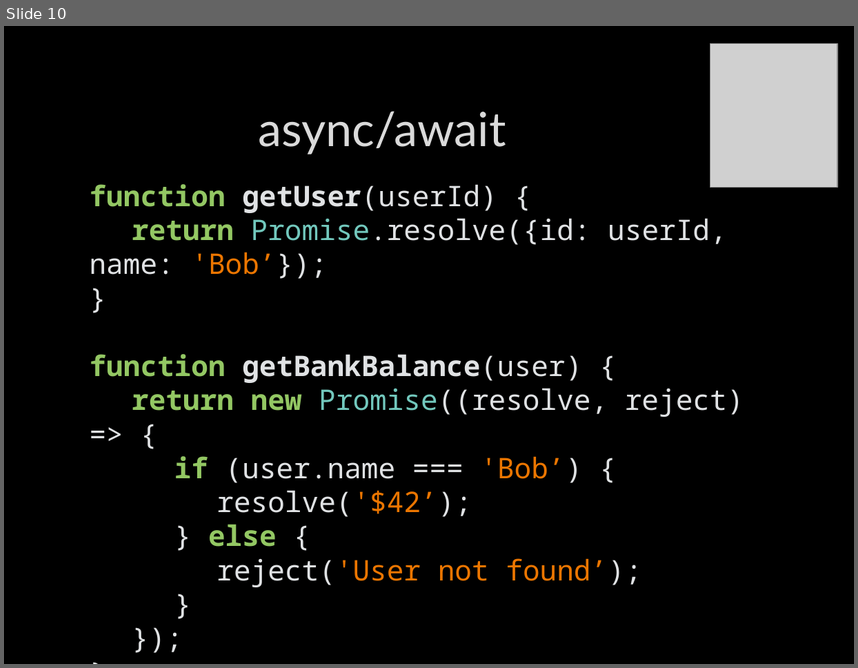
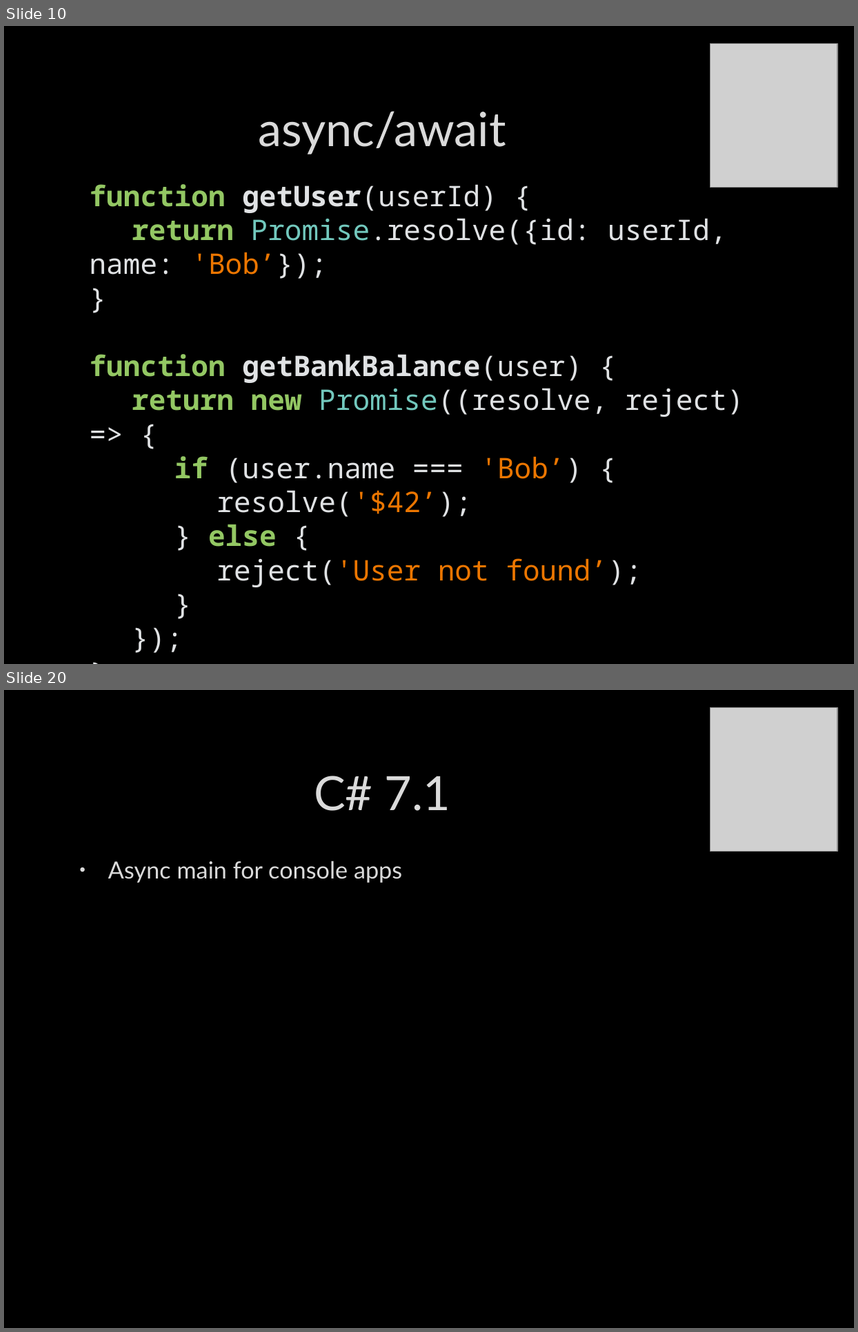
Before and after one commit to itenium-be/CSharp-JavaScript-New-Features, a slide deck: Slides.pptx. Shown one above the other, each under a label of ours: slide 10 before the commit, slides 10 and 20 after it; the slides between them are not shown. The pictures are 858x668 and 858x1332 pixels, drawn with LibreOffice and Linux fonts; fonts in the diff are those of the drawing; grey boxes stand for pictures; background and template pictures are left out. Boxes give left, top, right and bottom in pixels: in the first picture for what was removed or moved away, otherwise in the second. Text is boxed around its words. In the diff, an @@ line names an element or a change of style, - is before the commit and + after.

```diff
--- a/Slides.pptx
+++ b/Slides.pptx
@@ slide 20 added at [4,690,854,1328], background picture (left out) @@
@@ picture added at [711,708,838,851] @@
@@ title added at [314,776,450,811], 40 pt, text #DADADA @@
+C# 7.1
@@ text added at [108,860,402,883], 20 pt, text #DADADA @@
+• Async main for console apps
```
Also in this commit, not shown: 11 other slides added, 5 slides removed, 2 other files.
